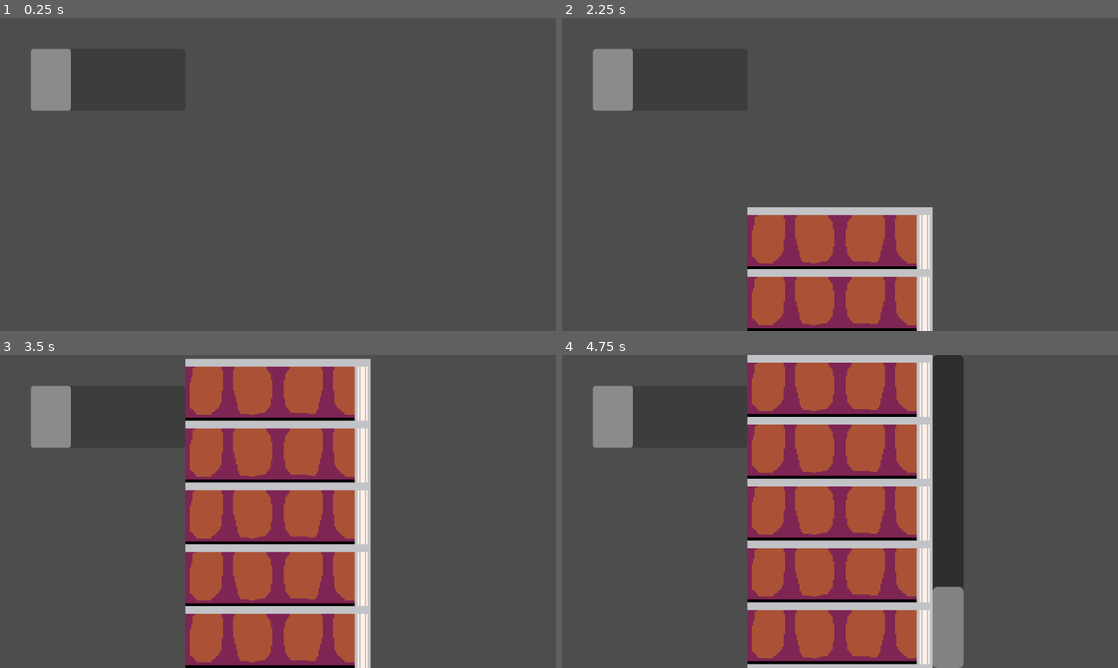
Above: before the commit, frames 1-4 (two rows, left to right).
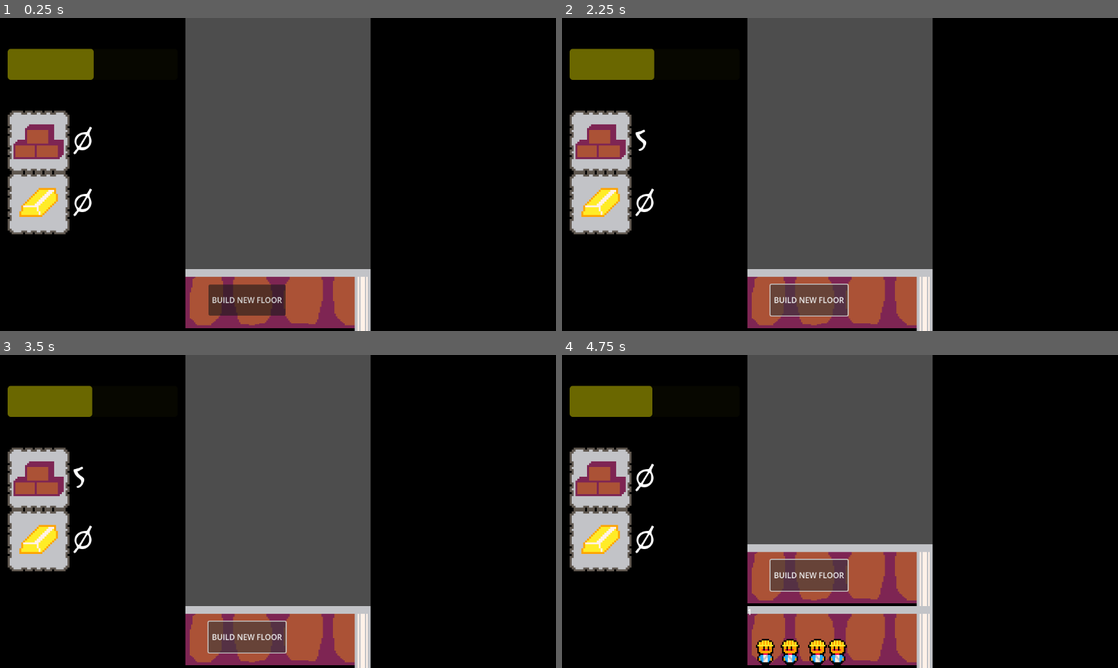
Above: after the commit, the same moments.

Repository: alligator-forest/Building-Babel
Game: Godot game, scene res://main.tscn
Two runs of this game, one before a commit and one after it. Both use one fixed random seed, a clock stepped at 60 frames per second and the inputs below.
Inputs (mouse positions are in pixels of both pictures, inside the frame that each line leads up to):
- Up to frame 1 (0.25 s): no input
- Up to frame 2 (2.25 s): click (806, 299) at 0.5 s, where only the run after the commit has a clickable "BUILD NEW FLOOR"; click (806, 299) at 1.25 s, where only the run after the commit has a clickable "BUILD NEW FLOOR"; tap Enter (ui_accept) at 2 s; hold Up (ui_up) from 2.03 s (still down); hold Enter (ui_accept) from 2.03 s (still down)
- Up to frame 3 (3.5 s): release Up (ui_up) at 2.78 s; release Enter (ui_accept) at 2.78 s; tap Enter (ui_accept) at 2.85, 3.02, 3.32 s
- Up to frame 4 (4.75 s): hold Enter (ui_accept) 3.53-4.28 s; hold Up (ui_up) from 3.53 s (still down); tap Enter (ui_accept) at 4.35, 4.52 s

The runs differ from the first frame. In frame 1, 73% of the frame differs, in the area x 0-100%, y 0-100%; in frame 2, 74%; in frame 3, 94%; in frame 4, 91%.

Commit message:
HUGE Morning Update
Character -> Builder, added separate parent character script
Added floors that can be scrolled between, and added a Top Floor that adds new floors
added counters & icons for bricks & gold, and a meter for Fear of God
Added a font
added a wander state for all Characters
added collection timers for every floor and every character

Diff:
--- /dev/null
+++ b/Characters/builder.gd
@@ -0,0 +1,2 @@
+extends Character
+class_name Builder
--- /dev/null
+++ b/Characters/builder.tscn
@@ -0,0 +1,47 @@
+[gd_scene load_steps=6 format=3 uid="uid://dx2m410fn5f6t"]
+
+[ext_resource type="Script" path="res://Characters/builder.gd" id="1_0qr7f"]
+[ext_resource type="Texture2D" uid="uid://coc1lp6u3t3t0" path="res://Assets/builderSpritesheet.png" id="2_ncmoi"]
+
+[sub_resource type="AtlasTexture" id="AtlasTexture_jtuxa"]
+atlas = ExtResource("2_ncmoi")
+region = Rect2(0, 0, 28, 40)
+
+[sub_resource type="AtlasTexture" id="AtlasTexture_crmar"]
+atlas = ExtResource("2_ncmoi")
+region = Rect2(28, 0, 28, 40)
+
+[sub_resource type="SpriteFrames" id="SpriteFrames_ofgha"]
+animations = [{
+"frames": [{
+"duration": 1.0,
+"texture": SubResource("AtlasTexture_jtuxa")
+}, {
+"duration": 1.0,
+"texture": SubResource("AtlasTexture_crmar")
+}],
+"loop": true,
+"name": &"Builder",
+"speed": 5.0
+}]
+
+[node name="Character" type="Control"]
+layout_mode = 3
+anchors_preset = 0
+script = ExtResource("1_0qr7f")
+
+[node name="AnimatedSprite2D" type="AnimatedSprite2D" parent="."]
+scale = Vector2(1.5, 1.5)
+sprite_frames = SubResource("SpriteFrames_ofgha")
+animation = &"Builder"
+frame_progress = 0.756804
+
+[node name="MoveTimer" type="Timer" parent="."]
+one_shot = true
+
+[node name="WaitTimer" type="Timer" parent="."]
+one_shot = true
+autostart = true
+
+[connection signal="timeout" from="MoveTimer" to="." method="_on_move_timer_timeout"]
+[connection signal="timeout" from="WaitTimer" to="." method="_on_wait_timer_timeout"]
--- /dev/null
+++ b/Characters/character.gd
@@ -0,0 +1,32 @@
+extends Control
+class_name Character
+
+@onready var rng := RandomNumberGenerator.new()
+
+func _on_wait_timer_timeout():
+	var tween = create_tween()
+	$AnimatedSprite2D.play()
+	var newPos = rng.randf_range(12,220)
+	if(newPos > position.x):
+		$AnimatedSprite2D.flip_h = true
+	else:
+		$AnimatedSprite2D.flip_h = false
+	var time = abs(newPos-position.x)/rng.randf_range(20,40)
+	tween.tween_property(self, "position", Vector2(newPos, position.y), time)
+	$MoveTimer.wait_time = time
+	$MoveTimer.start()
+
+
+func _on_move_timer_timeout():
+	$AnimatedSprite2D.stop()
+	$WaitTimer.wait_time = rng.randf_range(2,7)
+	$WaitTimer.start()
+
+func getBricks() -> int:
+	return 0
+
+func getGold() -> int:
+	return 0
+
+func getGodFear() -> int:
+	return 0
--- /dev/null
+++ b/Floors/floor.gd
@@ -0,0 +1,20 @@
+extends TextureRect
+class_name Floor
+
+@export var builders: PackedScene
+
+func add_character(key : String):
+	match key:
+		"builder":
+			var builder := builders.instantiate()
+			$Characters.add_child(builder)
+
+func collect_resources() -> Array[int]:
+	var gold : int = 0
+	var bricks : int = 0
+	var godFear : int = 0
+	for c in $Characters.get_children():
+		gold += c.getGold()
+		bricks += c.getBricks()
+		godFear += c.getGodFear()
+	return [gold, bricks, godFear]
--- /dev/null
+++ b/Floors/floor.tscn
@@ -0,0 +1,41 @@
+[gd_scene load_steps=4 format=3 uid="uid://br8j0dbxk0gmh"]
+
+[ext_resource type="Texture2D" uid="uid://bvwlkd2t0p7wi" path="res://Assets/floor.png" id="1_wm2fs"]
+[ext_resource type="Script" path="res://Floors/floor.gd" id="2_d1pa7"]
+[ext_resource type="PackedScene" uid="uid://dx2m410fn5f6t" path="res://Characters/builder.tscn" id="3_k8rj1"]
+
+[node name="Floor" type="TextureRect"]
+texture = ExtResource("1_wm2fs")
+script = ExtResource("2_d1pa7")
+builders = ExtResource("3_k8rj1")
+
+[node name="Label" type="Label" parent="."]
+layout_mode = 0
+offset_right = 256.0
+offset_bottom = 24.0
+
+[node name="Characters" type="Node2D" parent="."]
+
+[node name="Builder" parent="Characters" instance=ExtResource("3_k8rj1")]
+offset_left = 95.0
+offset_top = 95.0
+offset_right = 95.0
+offset_bottom = 95.0
+
+[node name="Character" parent="Characters" instance=ExtResource("3_k8rj1")]
+offset_left = 34.0
+offset_top = 95.0
+offset_right = 34.0
+offset_bottom = 95.0
+
+[node name="Character2" parent="Characters" instance=ExtResource("3_k8rj1")]
+offset_left = 149.0
+offset_top = 95.0
+offset_right = 149.0
+offset_bottom = 95.0
+
+[node name="Character3" parent="Characters" instance=ExtResource("3_k8rj1")]
+offset_left = 190.0
+offset_top = 95.0
+offset_right = 190.0
+offset_bottom = 95.0
--- /dev/null
+++ b/Floors/top_floor.tscn
@@ -0,0 +1,16 @@
+[gd_scene load_steps=2 format=3 uid="uid://cya3qx4nm15mm"]
+
+[ext_resource type="Texture2D" uid="uid://bvwlkd2t0p7wi" path="res://Assets/floor.png" id="1_dwplp"]
+
+[node name="TopFloor" type="TextureRect"]
+offset_right = 40.0
+offset_bottom = 40.0
+texture = ExtResource("1_dwplp")
+
+[node name="Button" type="Button" parent="."]
+layout_mode = 0
+offset_left = 48.0
+offset_top = 32.0
+offset_right = 208.0
+offset_bottom = 96.0
+text = "BUILD NEW FLOOR"
--- a/character.tscn
+++ /dev/null
@@ -1,10 +0,0 @@
-[gd_scene load_steps=2 format=3 uid="uid://dx2m410fn5f6t"]
-
-[ext_resource type="Texture2D" uid="uid://rvk0g45yi0mn" path="res://Assets/builder.png" id="1_tdduh"]
-
-[node name="Character" type="Control"]
-layout_mode = 3
-anchors_preset = 0
-
-[node name="Sprite2D" type="Sprite2D" parent="."]
-texture = ExtResource("1_tdduh")
--- a/floor.tscn
+++ /dev/null
@@ -1,11 +0,0 @@
-[gd_scene load_steps=2 format=3 uid="uid://br8j0dbxk0gmh"]
-
-[ext_resource type="Texture2D" uid="uid://bvwlkd2t0p7wi" path="res://Assets/floor.png" id="1_wm2fs"]
-
-[node name="Floor" type="TextureRect"]
-texture = ExtResource("1_wm2fs")
-
-[node name="Label" type="Label" parent="."]
-layout_mode = 0
-offset_right = 256.0
-offset_bottom = 24.0
--- a/main.gd
+++ b/main.gd
@@ -2,17 +2,43 @@
 
 @export var tiers : PackedScene
 
+var numGold = 0
+var numBricks = 0
+var godFear = 50
+var newFloorBricks = 10
+
+func _ready():
+	update()
+	$Tower/Floors/TopFloor/Button.pressed.connect(new_floor)
+
 func new_floor():
-	var tier = tiers.instantiate()
-	$Tower.add_child(tier)
-	if($Tower.get_child_count() >= 6):
-		if(!$VScrollBar.visible):
-			$VScrollBar.visible = true
-		$VScrollBar.max_value = $Tower.get_child_count() - 4
+	if(numBricks >= newFloorBricks):
+		numBricks -= newFloorBricks
+		var tier = tiers.instantiate()
+		tier.get_child(0).text = str($Tower/Floors.get_child_count())
+		$Tower/Floors.add_child(tier)
+		$Tower/Floors.move_child(tier,1)
+		update()
 
 func _input(event):
 	if event.is_action_pressed("ui_accept"):
 		new_floor()
+	if(event.is_action_pressed("ui_up")):
+		add_resources(0,5,-1)
 
-func _on_v_scroll_bar_value_changed(value):
-	pass # Replace with function body.
+func add_resources(gold : int, bricks : int, fear : int):
+	numGold += gold
+	numBricks += bricks
+	godFear += fear
+	update()
+
+func update():
+	$BrickLabel.text = str(numBricks)
+	$GoldLabel.text = str(numGold)
+	$GodBar.value = godFear
+
+func _on_resource_timer_timeout():
+	for f in range(1,$Tower/Floors.get_child_count()):
+		var resources : Array[int] = $Tower/Floors.get_child(f).collect_resources()
+		add_resources(resources[0],resources[1],resources[2])
+	print("Collection Time!")
--- a/main.tscn
+++ b/main.tscn
@@ -1,36 +1,88 @@
-[gd_scene load_steps=3 format=3 uid="uid://bkyl1jp3lj36v"]
+[gd_scene load_steps=7 format=3 uid="uid://bkyl1jp3lj36v"]
 
 [ext_resource type="Script" path="res://main.gd" id="1_eqxpj"]
-[ext_resource type="PackedScene" uid="uid://br8j0dbxk0gmh" path="res://floor.tscn" id="2_d85bv"]
+[ext_resource type="PackedScene" uid="uid://br8j0dbxk0gmh" path="res://Floors/floor.tscn" id="2_d85bv"]
+[ext_resource type="PackedScene" uid="uid://cya3qx4nm15mm" path="res://Floors/top_floor.tscn" id="3_k0mnk"]
+[ext_resource type="FontFile" uid="uid://bgiywmusee28u" path="res://Marav2.ttf" id="3_qesbo"]
+[ext_resource type="Texture2D" uid="uid://c2nuxdwin3slv" path="res://Assets/brickIcon.png" id="4_l6brj"]
+[ext_resource type="Texture2D" uid="uid://dj3lam7b5ypx" path="res://Assets/goldIcon.png" id="5_x8i3h"]
 
 [node name="Main" type="Node2D"]
 script = ExtResource("1_eqxpj")
 tiers = ExtResource("2_d85bv")
 
-[node name="Tower" type="VBoxContainer" parent="."]
-custom_minimum_size = Vector2(384, 648)
+[node name="TextureRect" type="ColorRect" parent="."]
+offset_right = 384.0
+offset_bottom = 648.0
+color = Color(0, 0, 0, 1)
+
+[node name="TextureRect2" type="ColorRect" parent="."]
+offset_left = 768.0
+offset_right = 1152.0
+offset_bottom = 648.0
+color = Color(0, 0, 0, 1)
+
+[node name="Tower" type="ScrollContainer" parent="."]
 offset_left = 384.0
 offset_right = 768.0
 offset_bottom = 648.0
+size_flags_vertical = 8
+follow_focus = true
+horizontal_scroll_mode = 0
+
+[node name="Floors" type="VBoxContainer" parent="Tower"]
+custom_minimum_size = Vector2(384, 0)
+layout_mode = 2
+size_flags_vertical = 10
 theme_override_constants/separation = 0
-alignment = 2
+alignment = 1
 
-[node name="VScrollBar" type="VScrollBar" parent="."]
-visible = false
-offset_left = 832.0
-offset_top = 648.0
-offset_right = 896.0
-offset_bottom = 1296.0
-rotation = 3.14159
-page = 1.0
-rounded = true
+[node name="TopFloor" parent="Tower/Floors" instance=ExtResource("3_k0mnk")]
+layout_mode = 2
 
-[node name="ProgressBar" type="ProgressBar" parent="."]
-offset_left = 64.0
+[node name="GodBar" type="ProgressBar" parent="."]
+modulate = Color(1, 0.966667, 0, 1)
+offset_left = 16.0
 offset_top = 64.0
-offset_right = 384.0
-offset_bottom = 192.0
+offset_right = 368.0
+offset_bottom = 128.0
 value = 25.0
 show_percentage = false
 
-[connection signal="value_changed" from="VScrollBar" to="." method="_on_v_scroll_bar_value_changed"]
+[node name="BrickLabel" type="Label" parent="."]
+offset_left = 152.0
+offset_top = 192.0
+offset_right = 280.0
+offset_bottom = 320.0
+theme_override_fonts/font = ExtResource("3_qesbo")
+theme_override_font_sizes/font_size = 100
+text = "9999"
+vertical_alignment = 1
+clip_text = true
+
+[node name="GoldLabel" type="Label" parent="."]
+offset_left = 152.0
+offset_top = 320.0
+offset_right = 280.0
+offset_bottom = 448.0
+theme_override_fonts/font = ExtResource("3_qesbo")
+theme_override_font_sizes/font_size = 100
+text = "9999"
+vertical_alignment = 1
+clip_text = true
+
+[node name="BrickIcon" type="Sprite2D" parent="."]
+position = Vector2(80, 256)
+scale = Vector2(2, 2)
+texture = ExtResource("4_l6brj")
+
+[node name="GoldIcon" type="Sprite2D" parent="."]
+position = Vector2(80, 384)
+scale = Vector2(2, 2)
+texture = ExtResource("5_x8i3h")
+
+[node name="ResourceTimer" type="Timer" parent="."]
+wait_time = 2.0
+autostart = true
+
+[connection signal="timeout" from="ResourceTimer" to="." method="_on_resource_timer_timeout"]
--- a/project.godot
+++ b/project.godot
@@ -13,7 +13,7 @@
 config/name="Game Jam October 2024"
 run/main_scene="res://main.tscn"
 config/features=PackedStringArray("4.2", "Forward Plus")
-config/icon="res://icon.svg"
+config/icon="res://Assets/icon.svg"
 
 [display]
 
Binary file added: Assets/brickIcon.png
Not shown, changed: Assets/brickIcon.png.import
Binary file added: Assets/builderSpritesheet.png
Not shown, added: Assets/builderSpritesheet.png.import
Binary file added: Assets/goldIcon.png
Not shown, added: Assets/goldIcon.png.import
Renamed: icon.svg -> Assets/icon.svg
Not shown, added: Assets/icon.svg.import
Binary file added: Marav2.ttf
Not shown, added: Marav2.ttf.import
Binary file added: mara2v2.ttf
Not shown, added: mara2v2.ttf.import
(and 6 more such lines)
